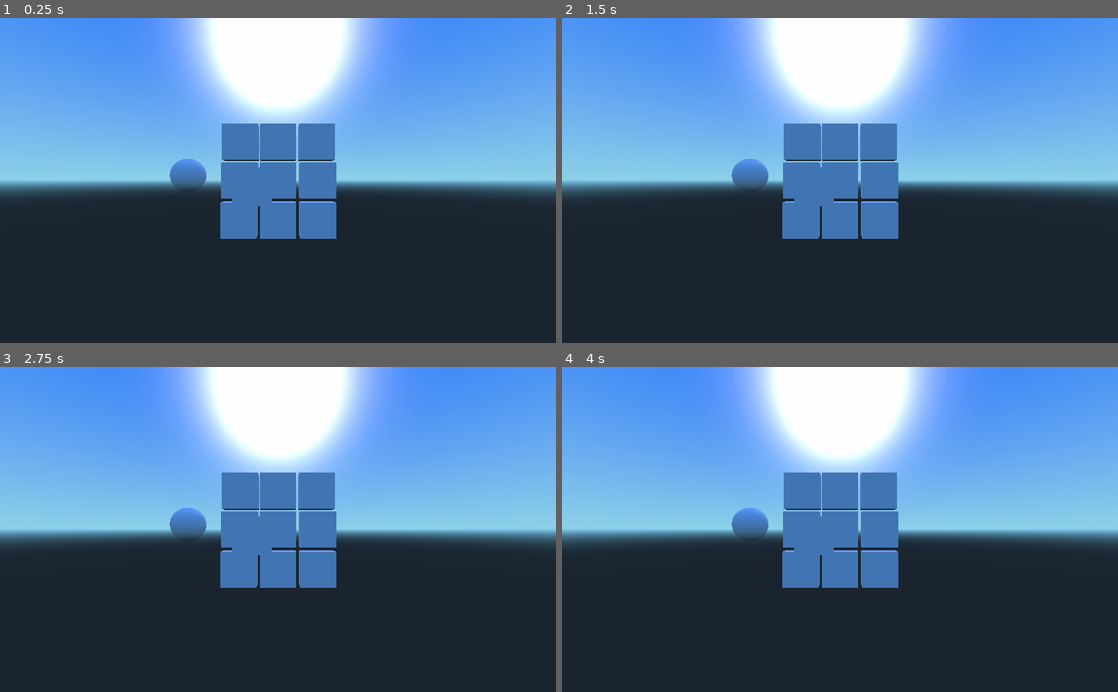
Above: before the commit, frames 1-4 (two rows, left to right).
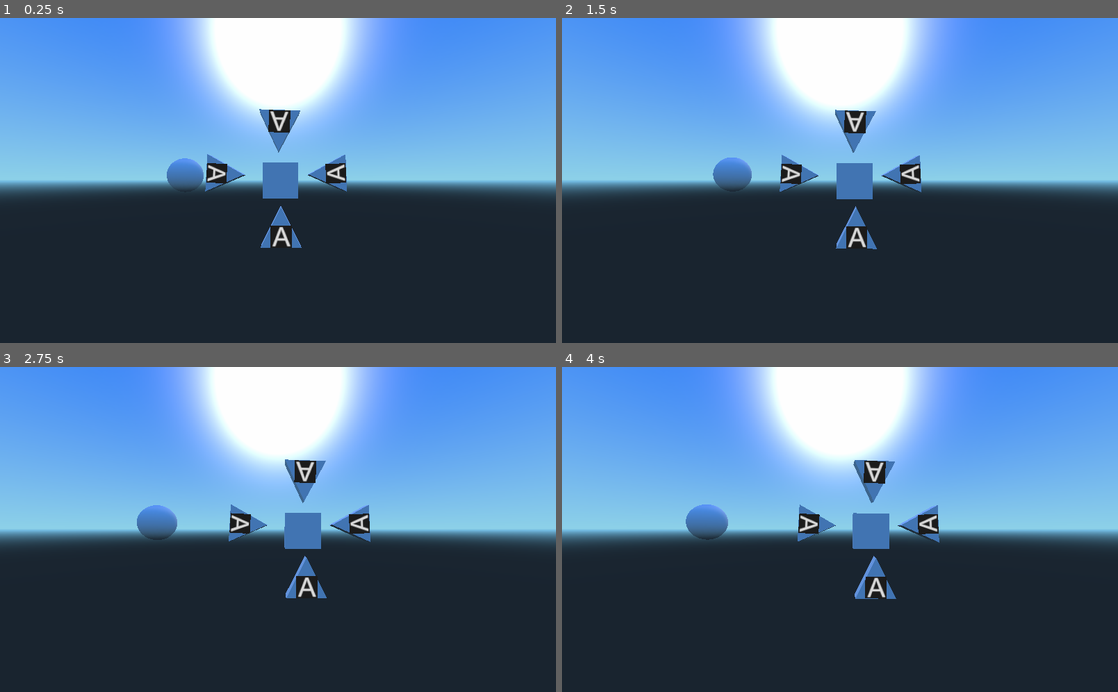
Above: after the commit, the same moments.

Repository: 9volt/ld43
Game: Godot game, scene res://joseph_play.tscn
Two runs of this game, one before a commit and one after it. Both use one fixed random seed, a clock stepped at 60 frames per second and the inputs below.
Inputs:
- Up to frame 1 (0.25 s): no input
- Up to frame 2 (1.5 s): hold D (translate_right) 0.53-1.28 s; hold E (rotate_clockwise) 0.53-1.28 s; hold S (translate_down) from 1.28 s (still down); tap Q (rotate_widdershins) at 1.35 s
- Up to frame 3 (2.75 s): release S (translate_down) at 2.03 s; hold D (translate_right) from 2.03 s (still down); hold E (rotate_clockwise) from 2.03 s (still down)
- Up to frame 4 (4 s): release D (translate_right) at 2.78 s; release E (rotate_clockwise) at 2.78 s; hold W (translate_up) 2.78-3.53 s; tap Q (rotate_widdershins) at 2.85 s; hold A (translate_left) from 3.53 s (still down); hold E (rotate_clockwise) from 3.53 s (still down)

The runs differ from the first frame. In frame 1, 6.8% of the frame differs, in the area x 30-63%, y 27-71%; in frame 2, 7.3%; in frame 3, 7.8%; in frame 4, 7.9%, in the area x 22-68%, y 28-72%.
Error after the commit: Parse Error: The identifier "UP" isn't declared in the current scope. (res://Thruster.gd:10)

Commit message:
I give up

Diff:
--- a/Ship.tscn
+++ b/Ship.tscn
@@ -39,38 +39,27 @@
 
 [node name="Component" parent="." index="0" instance=ExtResource( 2 )]
 
-[node name="Component8" parent="." index="1" instance=ExtResource( 2 )]
+[node name="Thruster" parent="." index="1" instance=ExtResource( 3 )]
 
-transform = Transform( 1, 0, 0, 0, 1, 0, 0, 0, 1, -2.15956, 0, 0 )
+transform = Transform( -0.999564, -0.029519, 0, 0.029519, -0.999564, 0, 0, 0, 1, -0.0806031, 2.45535, 1.35145 )
+_sections_unfolded = [ "Collision", "Transform" ]
+key = "S"
+direction = 1
 
-[node name="Component9" parent="." index="2" instance=ExtResource( 2 )]
+[node name="Thruster4" parent="." index="2" instance=ExtResource( 3 )]
 
-transform = Transform( 1, 0, 0, 0, 1, 0, 0, 0, 1, 2.23346, 0, 0 )
+transform = Transform( 1, 0, 0, 0, 1, 0, 0, 0, 1, 0.012373, -2.29457, 1.34866 )
+key = "S"
+direction = 0
 
-[node name="Component2" parent="." index="3" instance=ExtResource( 2 )]
+[node name="Thruster2" parent="." index="3" instance=ExtResource( 3 )]
 
-transform = Transform( 1, 0, 0, 0, 1, 0, 0, 0, 1, 0, 2.15512, 0 )
+transform = Transform( -0.0532317, 0.998582, 0, -0.998582, -0.0532317, 0, 0, 0, 1, -2.97275, 0.37003, 0.407272 )
+key = "A"
+direction = 3
 
-[node name="Component6" parent="." index="4" instance=ExtResource( 2 )]
+[node name="Thruster3" parent="." index="4" instance=ExtResource( 3 )]
 
-transform = Transform( 1, 0, 0, 0, 1, 0, 0, 0, 1, -2.11162, 2.15512, 0 )
-
-[node name="Component7" parent="." index="5" instance=ExtResource( 2 )]
-
-transform = Transform( 1, 0, 0, 0, 1, 0, 0, 0, 1, 2.17762, 2.15512, 0 )
-
-[node name="Component3" parent="." index="6" instance=ExtResource( 2 )]
-
-transform = Transform( 1, 0, 0, 0, 1, 0, 0, 0, 1, 0, -2.22861, 0 )
-
-[node name="Component4" parent="." index="7" instance=ExtResource( 2 )]
-
-transform = Transform( 1, 0, 0, 0, 1, 0, 0, 0, 1, -2.19794, -2.22861, 0 )
-
-[node name="Component5" parent="." index="8" instance=ExtResource( 2 )]
-
-transform = Transform( 1, 0, 0, 0, 1, 0, 0, 0, 1, 2.24183, -2.22861, 0 )
-
-[node name="Thruster" parent="." index="9" instance=ExtResource( 3 )]
-
-transform = Transform( 1, 0, 0, 0, 1, 0, 0, 0, 1, -1.33005, -0.316917, 0.95932 )
+transform = Transform( -0.0418845, -0.999122, 0, 0.999122, -0.0418845, 0, 0, 0, 1, 2.51818, 0.37003, 0.407272 )
+key = "A"
+direction = 2
--- a/Thruster.gd
+++ b/Thruster.gd
@@ -4,26 +4,56 @@
 # var a = 2
 # var b = "textvar"
 export (float) var thrust = 0.1
+export (String) var key = "a"
+
+enum DirectionEnum {UP, DOWN, LEFT, RIGHT}
+export (DirectionEnum) var direction = UP
 
 func _ready():
 	# Called when the node is added to the scene for the first time.
 	# Initialization here
-	pass
+	match direction:
+		UP:
+			var sprite = load("res://letters/W.png")
+			$Sprite3D.texture = sprite
+		DOWN:
+			var sprite = load("res://letters/S.png")
+			$Sprite3D.texture = sprite
+		LEFT:
+			var sprite = load("res://letters/A.png")
+			$Sprite3D.texture = sprite
+		RIGHT:
+			var sprite = load("res://letters/D.png")
+			$Sprite3D.texture = sprite
 
 func _process(delta):
-	# Called every frame. Delta is time since last frame.
-	# Update game logic here.
-	var basis = get_transform().basis
-
 	var ship = get_tree().get_root().find_node("Ship", true, false)
-
-	basis = ship.get_transform().basis
+	var our_location = get_transform().origin
+	var ship_basis = ship.get_transform().basis
+	var our_basis = get_transform().basis
 
 	if Input.is_action_pressed("ui_left"):
-		ship.apply_impulse(Vector3(0, 0, 0), basis.x * -thrust)
+		ship.apply_impulse(Vector3(0, 0, 0), ship_basis.x * -thrust)
 	if Input.is_action_pressed("ui_right"):
-		ship.apply_impulse(Vector3(0, 0, 0), basis.x * thrust)
+		ship.apply_impulse(Vector3(0, 0, 0), ship_basis.x * thrust)
 	if Input.is_action_pressed("ui_up"):
-		ship.apply_impulse(Vector3(0, 0, 0), basis.y * thrust)
+		ship.apply_impulse(Vector3(0, 0, 0), ship_basis.y * thrust)
 	if Input.is_action_pressed("ui_down"):
-		ship.apply_impulse(Vector3(0, 0, 0), basis.y * -thrust)
+		ship.apply_impulse(Vector3(0, 0, 0), ship_basis.y * -thrust)
+
+	$RayCast.cast_to = Vector3(0, -1, 0) * 1000
+
+
+	match direction:
+		UP:
+			if Input.is_action_pressed("translate_up"):
+				ship.apply_impulse(our_location, to_global(Vector3(0, -1, 0)) * thrust)
+		DOWN:
+			if Input.is_action_pressed("translate_down"):
+				ship.apply_impulse(our_location, to_global(Vector3(0, -1, 0)) * thrust)
+		LEFT:
+			if Input.is_action_pressed("translate_left"):
+				ship.apply_impulse(our_location, to_global(Vector3(0, -1, 0)) * thrust)
+		RIGHT:
+			if Input.is_action_pressed("translate_right"):
+				ship.apply_impulse(our_location, to_global(Vector3(0, -1, 0)) * thrust)
--- a/Thruster.tscn
+++ b/Thruster.tscn
@@ -1,14 +1,16 @@
-[gd_scene load_steps=4 format=2]
+[gd_scene load_steps=5 format=2]
 
 [ext_resource path="res://Thruster.gd" type="Script" id=1]
+[ext_resource path="res://letters/A.png" type="Texture" id=2]
 
-[sub_resource type="BoxShape" id=2]
+[sub_resource type="BoxShape" id=1]
 
 extents = Vector3( 1, 1, 0.35883 )
 
-[sub_resource type="CubeMesh" id=1]
+[sub_resource type="PrismMesh" id=2]
 
 custom_aabb = AABB( 0, 0, 0, 0, 0, 0 )
+left_to_right = 0.5
 size = Vector3( 2, 2, 2 )
 subdivide_width = 0
 subdivide_height = 0
@@ -16,11 +18,13 @@
 
 [node name="Thruster" type="CollisionShape"]
 
-shape = SubResource( 2 )
+shape = SubResource( 1 )
 disabled = false
 script = ExtResource( 1 )
 _sections_unfolded = [ "Collision" ]
 thrust = 0.1
+key = "a"
+direction = null
 
 [node name="MeshInstance" type="MeshInstance" parent="." index="0"]
 
@@ -34,6 +38,45 @@
 lod_min_hysteresis = 0.0
 lod_max_distance = 0.0
 lod_max_hysteresis = 0.0
-mesh = SubResource( 1 )
+mesh = SubResource( 2 )
 skeleton = NodePath("..")
 material/0 = null
+
+[node name="Sprite3D" type="Sprite3D" parent="." index="1"]
+
+transform = Transform( 1, 0, 0, 0, 1, 0, 0, 0, 1, 0, -0.434735, 0.371673 )
+layers = 1
+material_override = null
+cast_shadow = 1
+extra_cull_margin = 0.0
+use_in_baked_light = false
+lod_min_distance = 0.0
+lod_min_hysteresis = 0.0
+lod_max_distance = 0.0
+lod_max_hysteresis = 0.0
+centered = true
+offset = Vector2( 0, 0 )
+flip_h = false
+flip_v = false
+modulate = Color( 1, 1, 1, 1 )
+opacity = 1.0
+pixel_size = 0.01
+axis = 2
+transparent = true
+shaded = false
+double_sided = true
+alpha_cut = 0
+texture = ExtResource( 2 )
+vframes = 1
+hframes = 1
+frame = 0
+region_enabled = false
+region_rect = Rect2( 0, 0, 0, 0 )
+
+[node name="RayCast" type="RayCast" parent="." index="2"]
+
+enabled = true
+exclude_parent = true
+cast_to = Vector3( 0, -1, 0 )
+collision_mask = 0
+_sections_unfolded = [ "Visibility" ]
Binary file added: letters/A.png
Not shown, added: letters/A.png.import
Binary file added: letters/D.png
Not shown, added: letters/D.png.import
Binary file added: letters/S.png
Not shown, added: letters/S.png.import
Binary file added: letters/W.png
Not shown, added: letters/W.png.import
